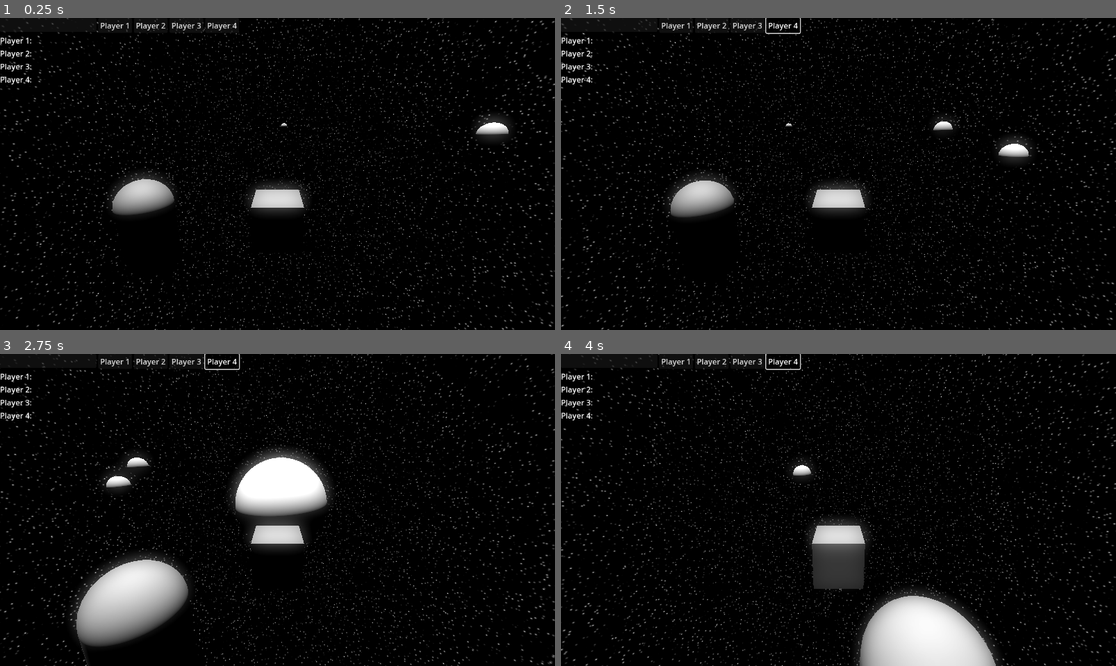
Above: before the commit, frames 1-4 (two rows, left to right).
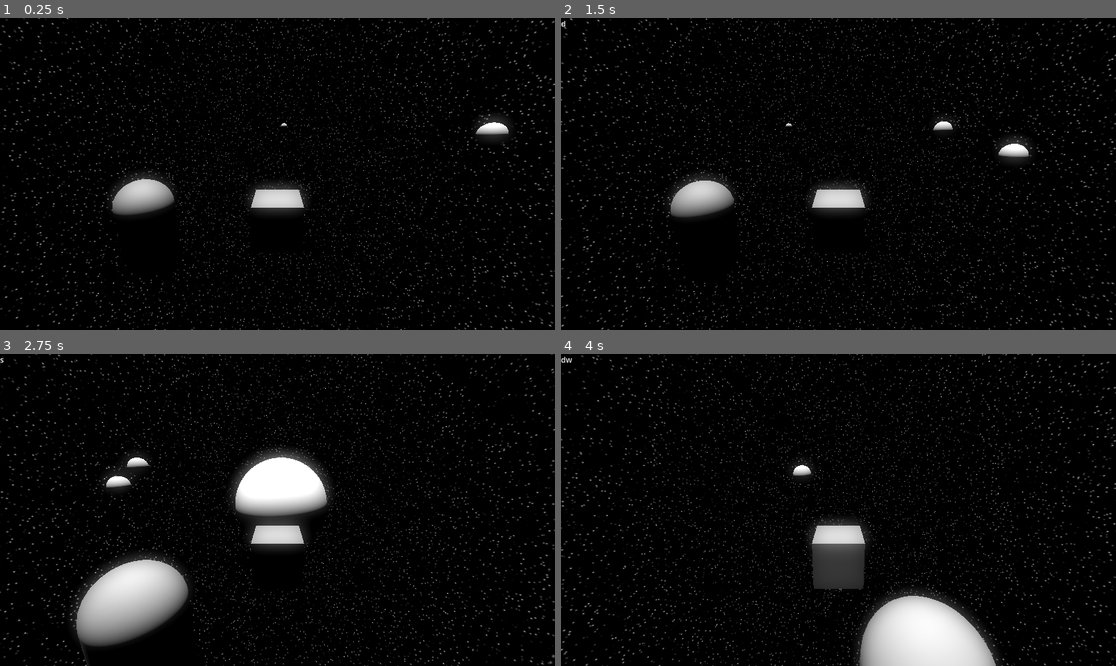
Above: after the commit, the same moments.

Repository: Paulpanther/Spacescaper
Game: Godot game, scene res://scenes/universe.tscn
Same seed, same stepped clock (60 frames per second), same inputs: the game is played once before the commit and once after it. This scene is started directly instead of the project's main scene.
Inputs (mouse positions are in pixels of both pictures, inside the frame that each line leads up to):
- Up to frame 1 (0.25 s): no input
- Up to frame 2 (1.5 s): click (783, 24) at 0.5 s, where only the run before the commit has a clickable "Player 4"; tap Enter at 1.25 s; hold D (yaw_right) from 1.28 s (still down); tap Home (ui_home) at 1.35 s
- Up to frame 3 (2.75 s): release D (yaw_right) at 2.03 s; hold S (backward) from 2.03 s (still down); tap Home (ui_home) at 2.1 s
- Up to frame 4 (4 s): release S (backward) at 2.78 s; hold D (yaw_right) 2.78-3.53 s; tap Home (ui_home) at 2.85, 3.6 s; hold W (forward) from 3.53 s (still down)

The runs differ from the first frame. In frame 1, 0.5% of the frame differs, in the area x 0-43%, y 0-22%; in frame 2, 0.6%; in frame 3, 0.6%; in frame 4, 0.6%, in the area x 0-44%, y 0-22%.

Commit message:
Add comms

Diff:
--- a/scenes/player.tscn
+++ b/scenes/player.tscn
@@ -39,33 +39,29 @@
 [node name="Input" type="HBoxContainer" parent="UI/Comms"]
 layout_mode = 2
 
-[node name="LineEdit" type="LineEdit" parent="UI/Comms/Input"]
-custom_minimum_size = Vector2(200, 0)
+[node name="Chat" type="Label" parent="UI/Comms/Input"]
 layout_mode = 2
 
 [node name="Button1" type="Button" parent="UI/Comms/Input"]
+visible = false
 layout_mode = 2
 toggle_mode = true
 button_group = SubResource("ButtonGroup_os8kb")
 text = "Player 1"
 
 [node name="Button2" type="Button" parent="UI/Comms/Input"]
+visible = false
 layout_mode = 2
 toggle_mode = true
 button_group = SubResource("ButtonGroup_os8kb")
 text = "Player 2"
 
 [node name="Button3" type="Button" parent="UI/Comms/Input"]
+visible = false
 layout_mode = 2
 toggle_mode = true
 button_group = SubResource("ButtonGroup_os8kb")
 text = "Player 3"
-
-[node name="Button4" type="Button" parent="UI/Comms/Input"]
-layout_mode = 2
-toggle_mode = true
-button_group = SubResource("ButtonGroup_os8kb")
-text = "Player 4"
 
 [node name="Output" type="HBoxContainer" parent="UI/Comms"]
 layout_mode = 2
@@ -74,6 +70,7 @@
 layout_mode = 2
 
 [node name="Player1" type="HBoxContainer" parent="UI/Comms/Output/Players"]
+visible = false
 layout_mode = 2
 
 [node name="Label" type="Label" parent="UI/Comms/Output/Players/Player1"]
@@ -84,6 +81,7 @@
 layout_mode = 2
 
 [node name="Player2" type="HBoxContainer" parent="UI/Comms/Output/Players"]
+visible = false
 layout_mode = 2
 
 [node name="Label" type="Label" parent="UI/Comms/Output/Players/Player2"]
@@ -94,6 +92,7 @@
 layout_mode = 2
 
 [node name="Player3" type="HBoxContainer" parent="UI/Comms/Output/Players"]
+visible = false
 layout_mode = 2
 
 [node name="Label" type="Label" parent="UI/Comms/Output/Players/Player3"]
@@ -103,17 +102,6 @@
 [node name="Text" type="Label" parent="UI/Comms/Output/Players/Player3"]
 layout_mode = 2
 
-[node name="Player4" type="HBoxContainer" parent="UI/Comms/Output/Players"]
-layout_mode = 2
-
-[node name="Label" type="Label" parent="UI/Comms/Output/Players/Player4"]
-layout_mode = 2
-text = "Player 4: "
-
-[node name="Text" type="Label" parent="UI/Comms/Output/Players/Player4"]
-layout_mode = 2
-
 [connection signal="toggled" from="UI/Comms/Input/Button1" to="UI/Comms" method="_on_button_1_toggled"]
 [connection signal="toggled" from="UI/Comms/Input/Button2" to="UI/Comms" method="_on_button_2_toggled"]
 [connection signal="toggled" from="UI/Comms/Input/Button3" to="UI/Comms" method="_on_button_3_toggled"]
-[connection signal="toggled" from="UI/Comms/Input/Button4" to="UI/Comms" method="_on_button_4_toggled"]
--- a/scripts/comms.gd
+++ b/scripts/comms.gd
@@ -2,11 +2,82 @@
 
 var selectedPlayer = 0
 
+var last_remove_time = 0
+var remove_duration = 1
+
+@onready
+var player_uis = [
+	{
+		"button": $Input/Button1,
+		"output": $Output/Players/Player1,
+		"id": 0
+	},
+	{
+		"button": $Input/Button2,
+		"output": $Output/Players/Player2,
+		"id": 0
+	},
+	{
+		"button": $Input/Button3,
+		"output": $Output/Players/Player3,
+		"id": 0
+	}
+]
+
 func _ready():
-	pass
+	update_players()
+
+func _input(event):
+	if event is InputEventKey and event.is_pressed():
+		var c = char(event.unicode)
+
+		if event.unicode > 33 && event.unicode != 127:
+			$Input/Chat.text += c
+		elif event.unicode == 32:
+			$Input/Chat.text += " "
 
 func _process(delta):
-	pass
+	var s = Time.get_ticks_msec() / 1000.0
+	if s - last_remove_time > remove_duration:
+		last_remove_time = s
+		var inp = $Input/Chat
+		if inp.text == "":
+			return
+
+		var c = inp.text[0]
+		rpc_id(player_uis[selectedPlayer]["id"], "on_char", c)
+		inp.text = inp.text.substr(1)
+
+@rpc("any_peer")
+func on_char(c: String):
+	var from = multiplayer.get_remote_sender_id()
+	var ui = player_uis.filter(func(ui): return ui["id"] == from)
+	if ui.size() == 0: return
+	ui[0]["output"].get_node("Text").text += c
+
+func update_players():
+	var players = Global.players
+
+	for i in range(3):
+		hide_player_ui(i)
+
+	for i in range(players.size()):
+		show_player_ui(i)
+		var player = players[i]
+		player_uis[i]["button"].text = player["username"]
+		player_uis[i]["output"].get_node("Label").text = player["username"] + ": "
+		player_uis[i]["id"] = player["id"]
+
+
+func show_player_ui(i):
+	var ui = player_uis[i]
+	ui["button"].show()
+	ui["output"].show()
+
+func hide_player_ui(i):
+	var ui = player_uis[i]
+	ui["button"].hide()
+	ui["output"].hide()
 
 func _on_button_1_toggled(button_pressed):
 	if button_pressed:
@@ -19,7 +90,3 @@
 func _on_button_3_toggled(button_pressed):
 	if button_pressed:
 		selectedPlayer = 2
-
-func _on_button_4_toggled(button_pressed):
-	if button_pressed:
-		selectedPlayer = 3
--- a/scripts/global.gd
+++ b/scripts/global.gd
@@ -1,3 +1,5 @@
 extends Node
 
 var username: String = ""
+
+var players = []
--- a/scripts/level.gd
+++ b/scripts/level.gd
@@ -2,8 +2,11 @@
 
 const SPAWN_RANDOM := 5.0
 
+var players = {}
+
 func _ready():
-	# We only need to spawn players on the server.
+	send_username()
+
 	if not multiplayer.is_server():
 		return
 
@@ -18,6 +21,8 @@
 	if not OS.has_feature("dedicated_server"):
 		add_player(1)
 
+func send_username():
+	rpc("on_player", Global.username)
 
 func _exit_tree():
 	if not multiplayer.is_server():
@@ -27,16 +32,28 @@
 
 
 func add_player(id: int):
-	return
-	var character = preload("res://scenes/player.tscn").instantiate()
-	# Set player id.
-	character.player = id
-	# Randomize character position.
-	var pos := Vector2.from_angle(randf() * 2 * PI)
-	character.position = Vector3(pos.x * SPAWN_RANDOM * randf(), 0, pos.y * SPAWN_RANDOM * randf())
-	character.name = str(id)
-	$Players.add_child(character, true)
+	rpc_id(id, "on_players", Global.players + [{"id": multiplayer.get_unique_id(), "username": Global.username}])
 
+@rpc("any_peer")
+func on_players(players):
+	Global.players = players
+	print(Global.username, "Add players: ", players)
+	$player/UI/Comms.update_players()
+
+@rpc("any_peer")
+func on_player(username: String):
+	if not multiplayer.is_server():
+		return
+
+	var id = multiplayer.get_remote_sender_id()
+	Global.players.append({"id": id, "username": username})
+
+	for other in multiplayer.get_peers():
+		if other != id:
+			rpc_id(other, "on_players", Global.players + [{"id": multiplayer.get_unique_id(), "username": Global.username}])
+
+	print(Global.username, "Add player: ", username)
+	$player/UI/Comms.update_players()
 
 func del_player(id: int):
 	return
--- a/scripts/multiplayer.gd
+++ b/scripts/multiplayer.gd
@@ -40,7 +40,6 @@
 	if peer.get_connection_status() == MultiplayerPeer.CONNECTION_DISCONNECTED:
 		OS.alert("Failed to start multiplayer client")
 		return
-	print("Started Client")
 	multiplayer.multiplayer_peer = peer
 	start_game()
 
